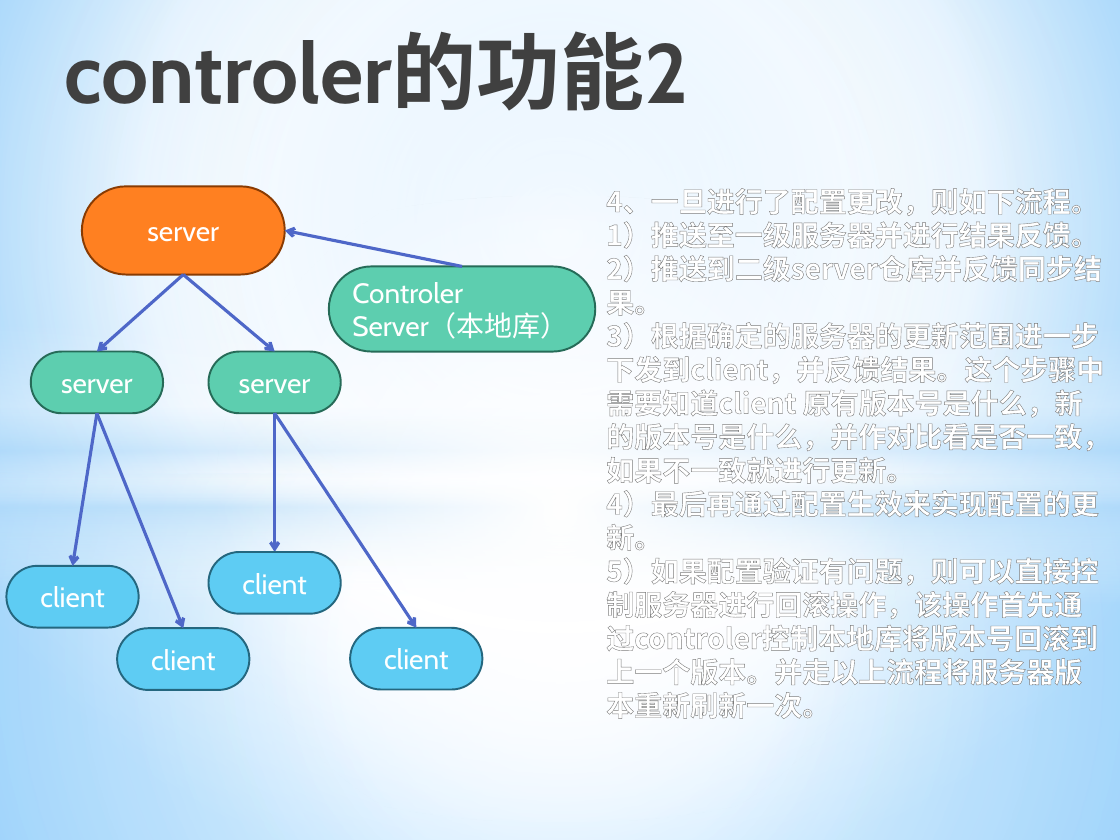
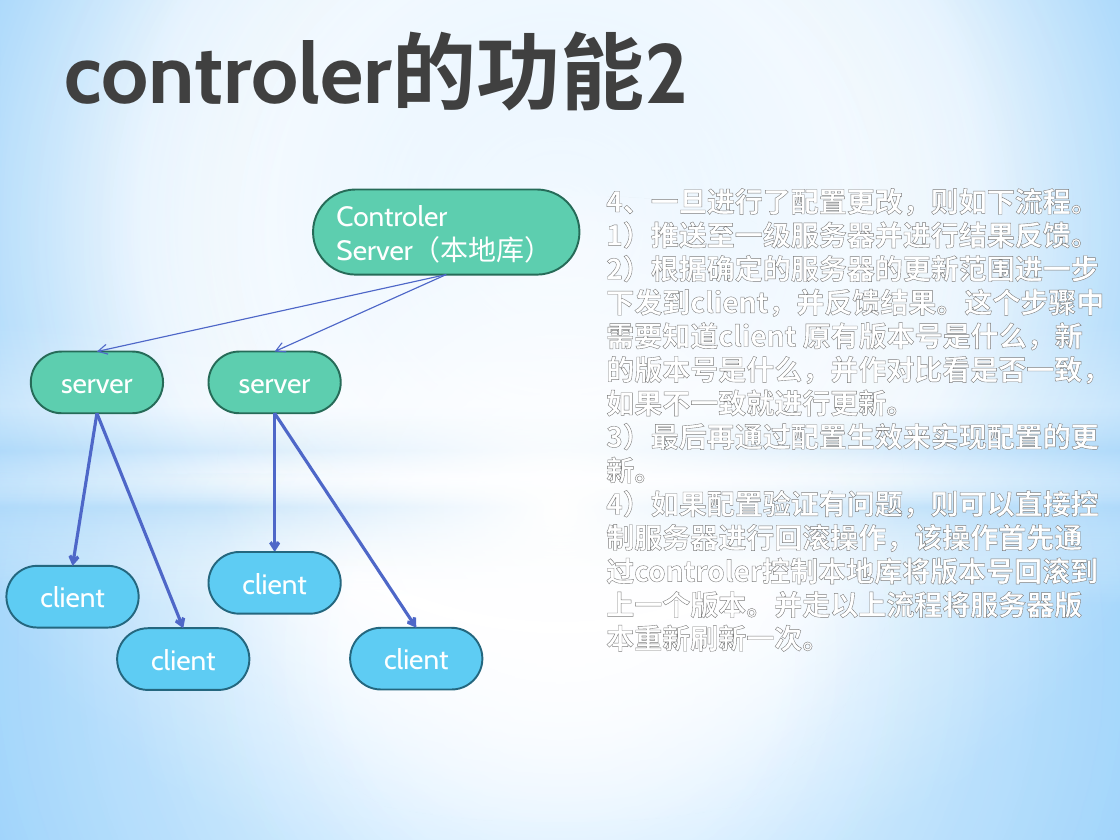
Before and after one commit to allragedbody/clasenbee, a slide deck: slide 6 of docs/Git集群配置方案.pptx (slide 11 before the commit). Drawn at 1120x840 pixels with LibreOffice and Linux fonts; fonts in the diff are those of the drawing. Boxes give left, top, right and bottom in pixels: in the first picture for what was removed or moved away, otherwise in the second. Text is boxed around its words. In the diff, an @@ line names an element or a change of style, - is before the commit and + after.

```diff
--- a/docs/Git集群配置方案.pptx
+++ b/docs/Git集群配置方案.pptx
@@ rounded rectangle removed at [82,186,284,274] @@
-server
@@ rounded rectangle "Controler": place and size @@
-rounded rectangle "Controler" at [329,267,596,352]
+rounded rectangle "Controler" at [314,189,580,274]
@@ text at [606,217,1110,652]: text changed @@
-1）推送至一级服务器并进行结果反馈。2）推送到二级server仓库并反馈同步结果。
-3）根据确定的服务器的更新范围进一步下发到client，并反馈结果。这个步骤中需要知道client 原有版本号是什么，新的版本号是什么，并作对比看是否一致，如果不一致就进行更新。
-4）最后再通过配置生效来实现配置的更新。
-5）如果配置验证有问题，则可以直接控制服务器进行回滚操作，该操作首先通过controler控制本地库将版本号回滚到上一个版本。并走以上流程将服务器版本重新刷新一次。
+1）推送至一级服务器并进行结果反馈。2）根据确定的服务器的更新范围进一步下发到client，并反馈结果。这个步骤中需要知道client 原有版本号是什么，新的版本号是什么，并作对比看是否一致，如果不一致就进行更新。
+3）最后再通过配置生效来实现配置的更新。
+4）如果配置验证有问题，则可以直接控制服务器进行回滚操作，该操作首先通过controler控制本地库将版本号回滚到上一个版本。并走以上流程将服务器版本重新刷新一次。
@@ arrow moved from (184, 274) - (274, 352) to (446, 274) - (97, 352) @@
@@ arrow (446, 274) - (97, 352): stroke #4E67C8 2 pt to #4E67C8 0.75 pt @@
@@ arrow removed from (184, 274) to (97, 352) @@
@@ arrow moved from (463, 267) - (284, 231) to (446, 274) - (274, 352) @@
@@ arrow (446, 274) - (274, 352): stroke #4E67C8 2 pt to #4E67C8 0.75 pt @@
```
Also in this commit, not shown: 5 other slides changed, 3 slides added, 5 slides removed, 8 other files.
